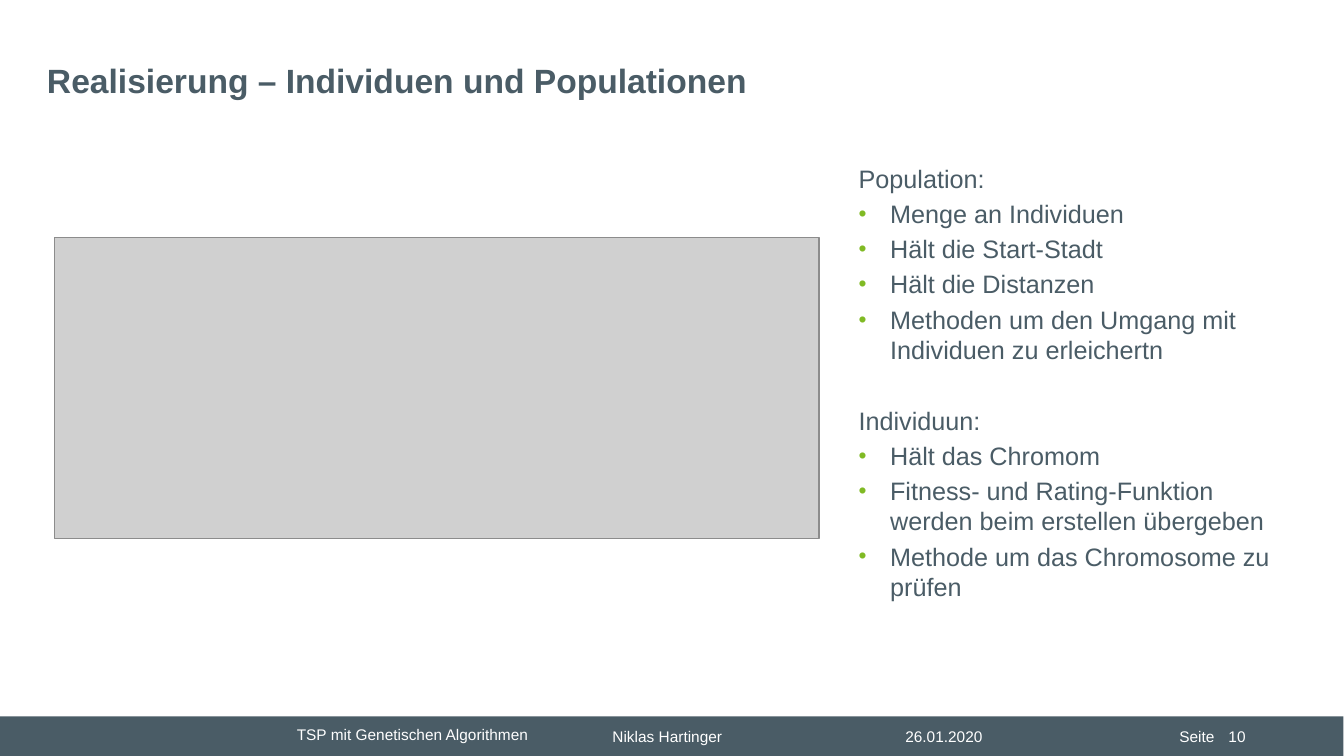
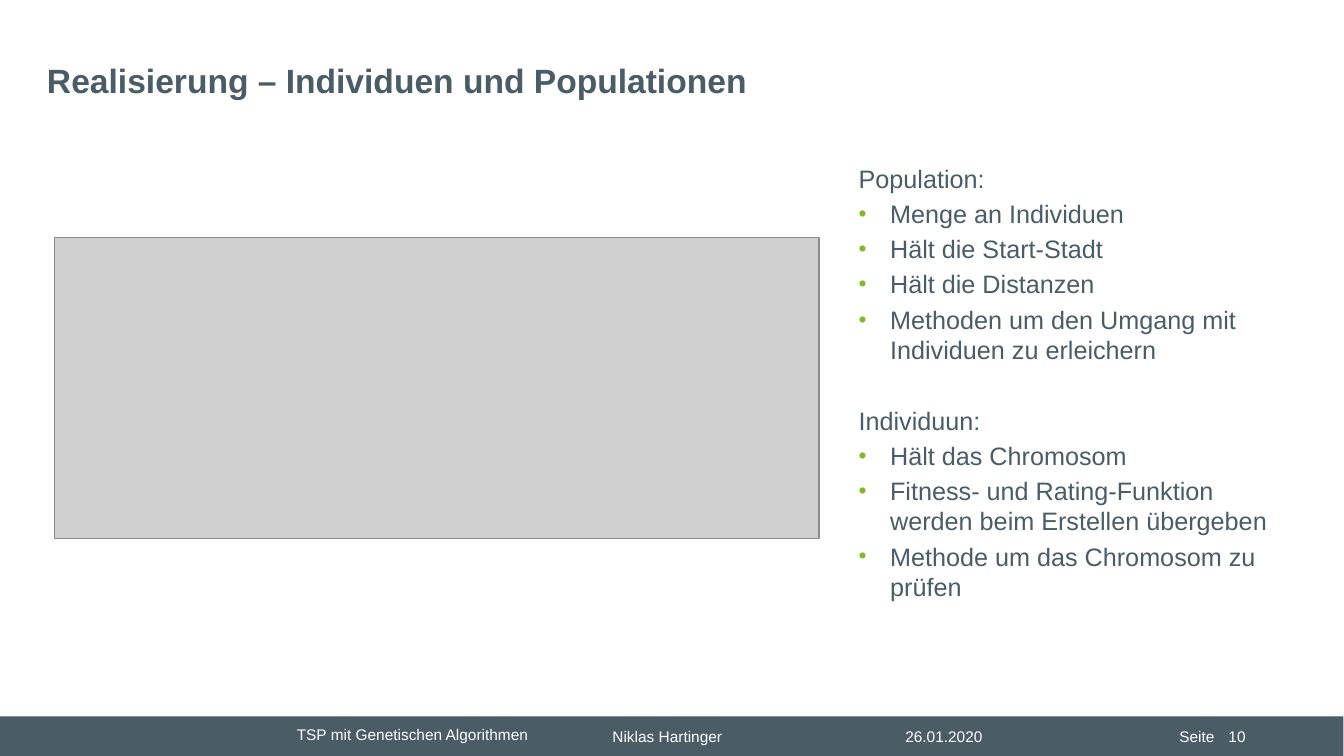
Before and after one commit to nhrt/Genetic-Algorithms, a slide deck: slide 10 of Projektvortrag/Präsentation Projektvortrag.pptx. Drawn at 1344x756 pixels with LibreOffice and Linux fonts; fonts in the diff are those of the drawing; grey boxes stand for pictures; background and template pictures are left out. Boxes give left, top, right and bottom in pixels: in the first picture for what was removed or moved away, otherwise in the second. Text is boxed around its words. In the diff, an @@ line names an element or a change of style, - is before the commit and + after.

```diff
--- a/Projektvortrag/Präsentation Projektvortrag.pptx
+++ b/Projektvortrag/Präsentation Projektvortrag.pptx
@@ text at bbox=[890, 310, 1236, 360]: text changed @@
-  • Methoden um den Umgang mit Individuen zu erleichertn
+  • Methoden um den Umgang mit Individuen zu erleichern
@@ text at bbox=[890, 446, 1266, 602]: text changed @@
-  • Hält das Chromom
-  • Fitness- und Rating-Funktion werden beim erstellen übergeben
-  • Methode um das Chromosome zu prüfen
+  • Hält das Chromosom
+  • Fitness- und Rating-Funktion werden beim Erstellen übergeben
+  • Methode um das Chromosom zu prüfen
```
Also in this commit, not shown: 2 other slides changed, 1 slide added.
